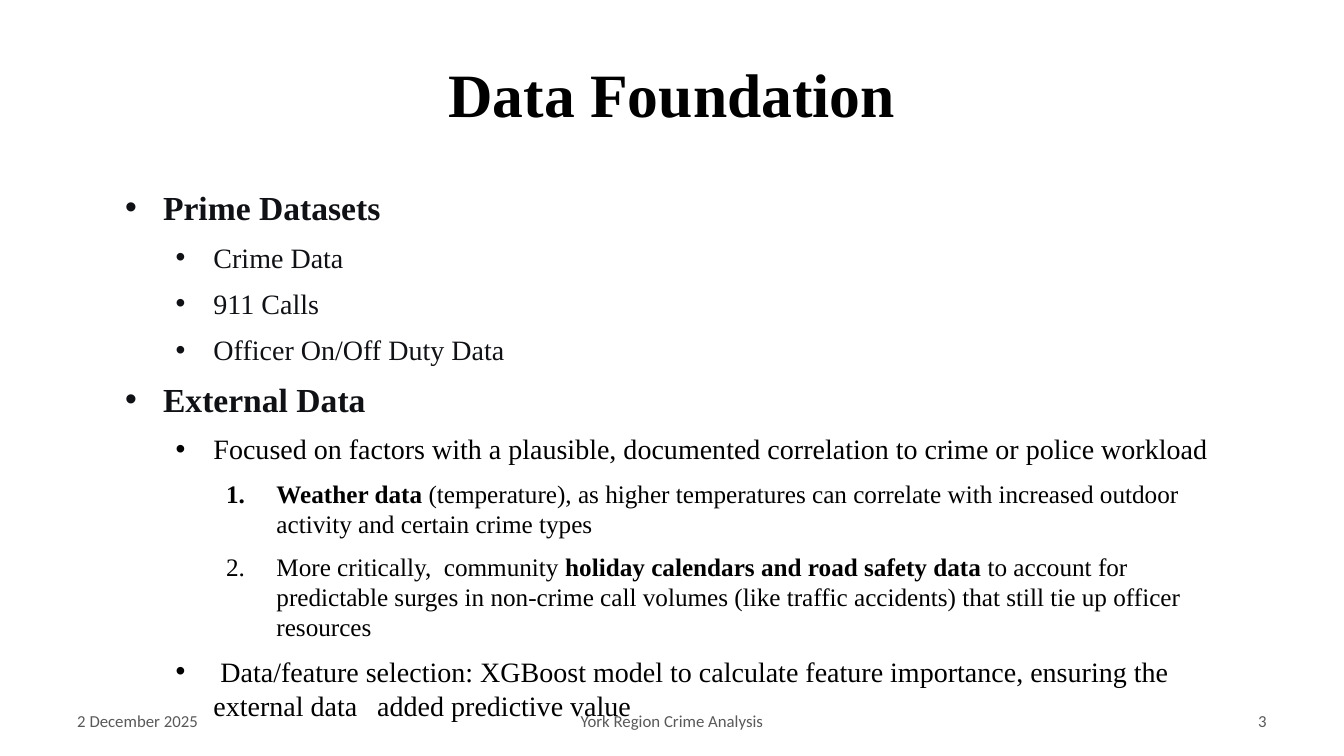
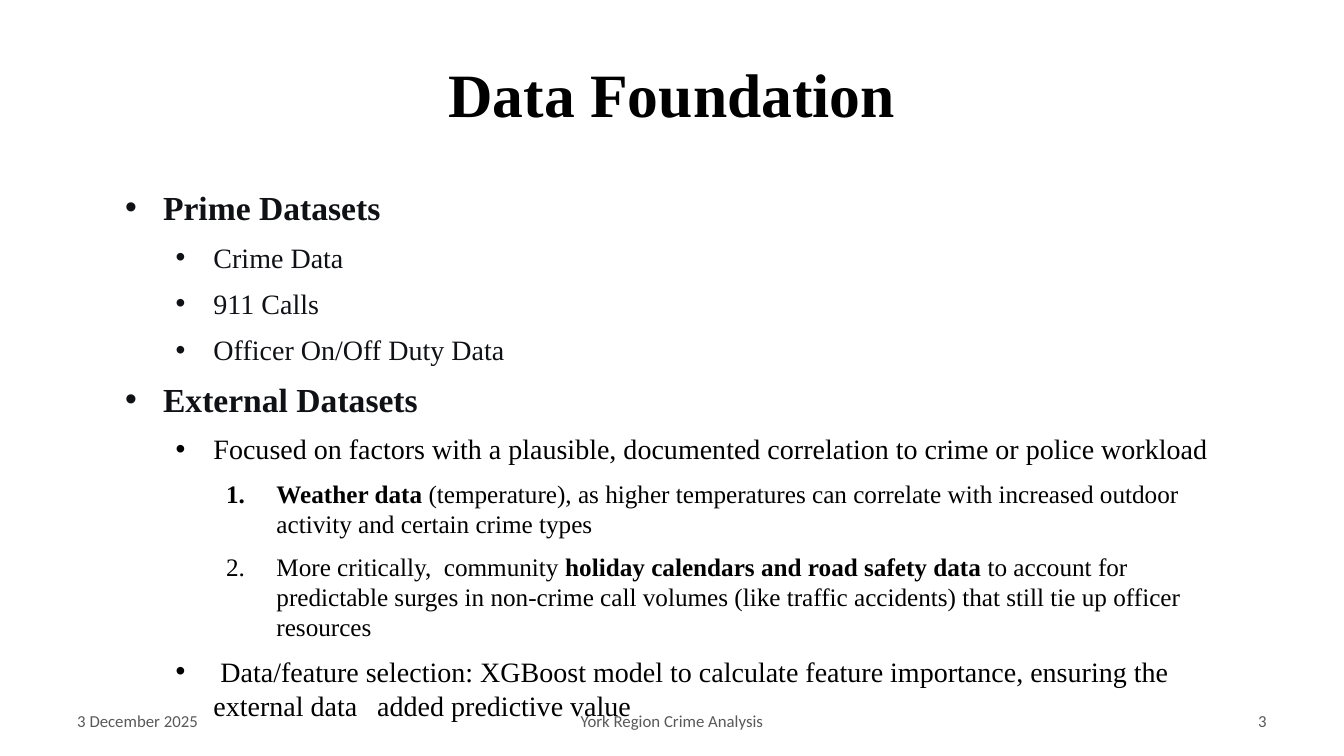
Before and after one commit to fuxima/YRP, a slide deck: slide 3 of YorkRegionCrimeAnalysis_presentation.pptx. Drawn at 1344x756 pixels with LibreOffice and Linux fonts; fonts in the diff are those of the drawing; background and template pictures are left out. Boxes give left, top, right and bottom in pixels: in the first picture for what was removed or moved away, otherwise in the second. Text is boxed around its words. In the diff, an @@ line names an element or a change of style, - is before the commit and + after.

```diff
--- a/YorkRegionCrimeAnalysis_presentation.pptx
+++ b/YorkRegionCrimeAnalysis_presentation.pptx
@@ text at bbox=[163, 388, 417, 413]: text changed @@
-  • External Data
+  • External Datasets
@@ text at bbox=[77, 715, 198, 727]: text changed @@
-2 December 2025
+3 December 2025
```
Also in this commit, not shown: 26 other slides changed.
